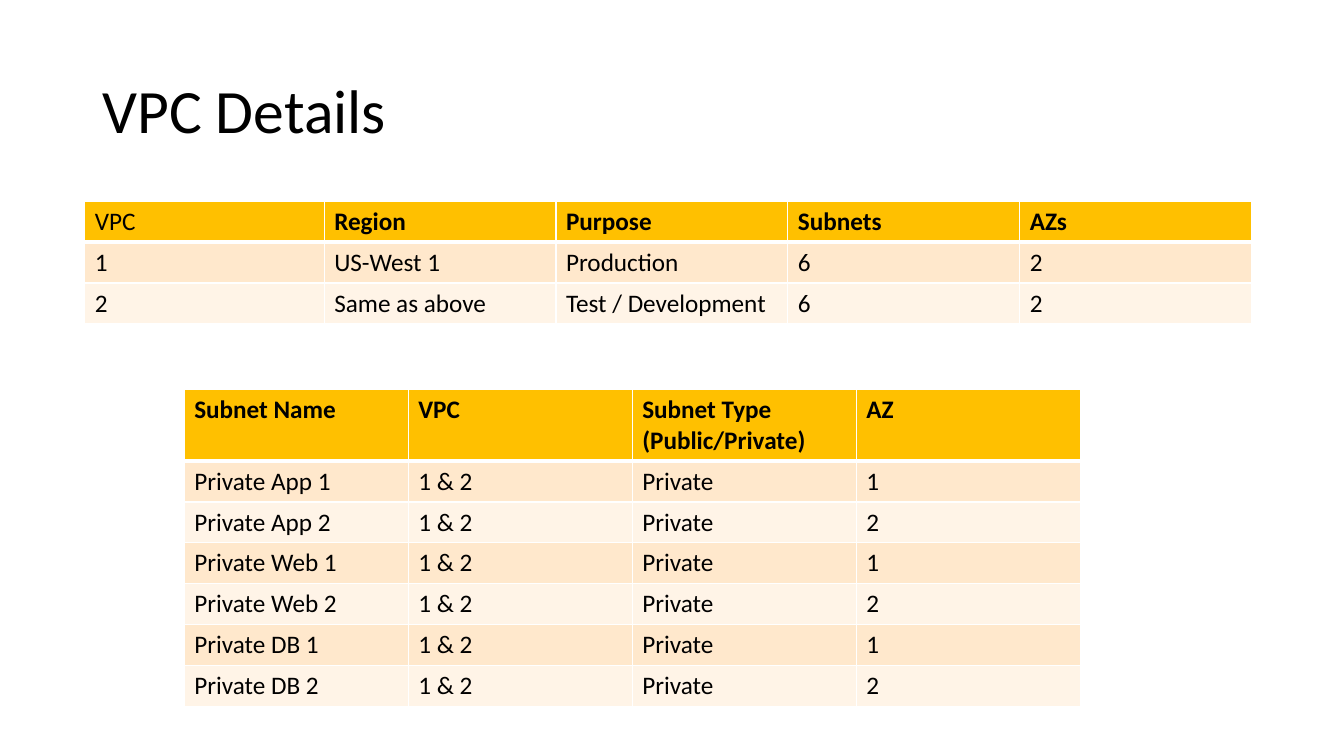
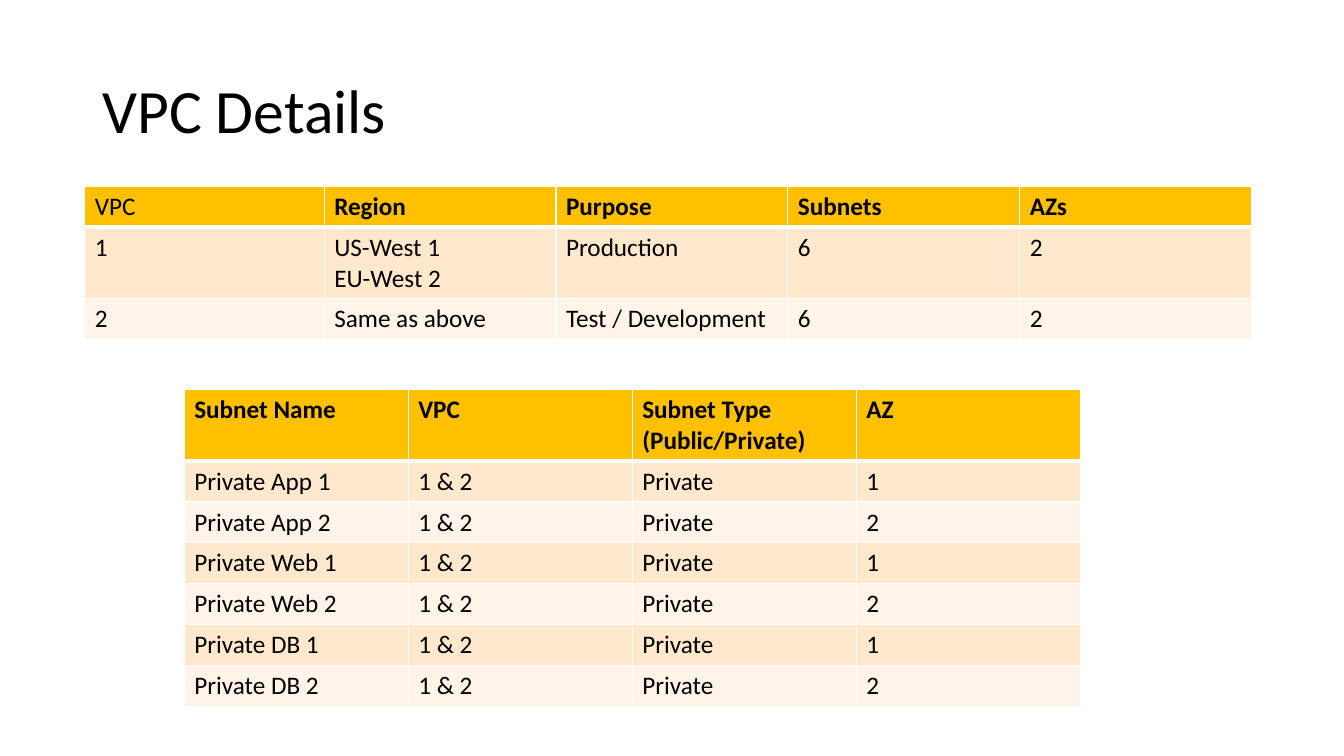
Before and after one commit to WilliamCareySemiColon/college_y3, a slide deck: slide 2 of Cloud_Computing/Labs/Assignment/part 2/Cloud-Computing-Assignment-2.pptx. Drawn at 1344x756 pixels with LibreOffice and Linux fonts; fonts in the diff are those of the drawing. Boxes give left, top, right and bottom in pixels: in the first picture for what was removed or moved away, otherwise in the second. Text is boxed around its words. In the diff, an @@ line names an element or a change of style, - is before the commit and + after.

```diff
--- a/Cloud_Computing/Labs/Assignment/part 2/Cloud-Computing-Assignment-2.pptx
+++ b/Cloud_Computing/Labs/Assignment/part 2/Cloud-Computing-Assignment-2.pptx
@@ table at (x1=85, y1=187, x2=1252, y2=339) @@
-row 2, column 2: US-West 1
+row 2, column 2: US-West 1 / EU-West 2
@@ table resized from (x1=85, y1=202, x2=1252, y2=325) to (x1=85, y1=187, x2=1252, y2=339) @@
```
Also in this commit, not shown: 1 other slide changed, 8 other files.
